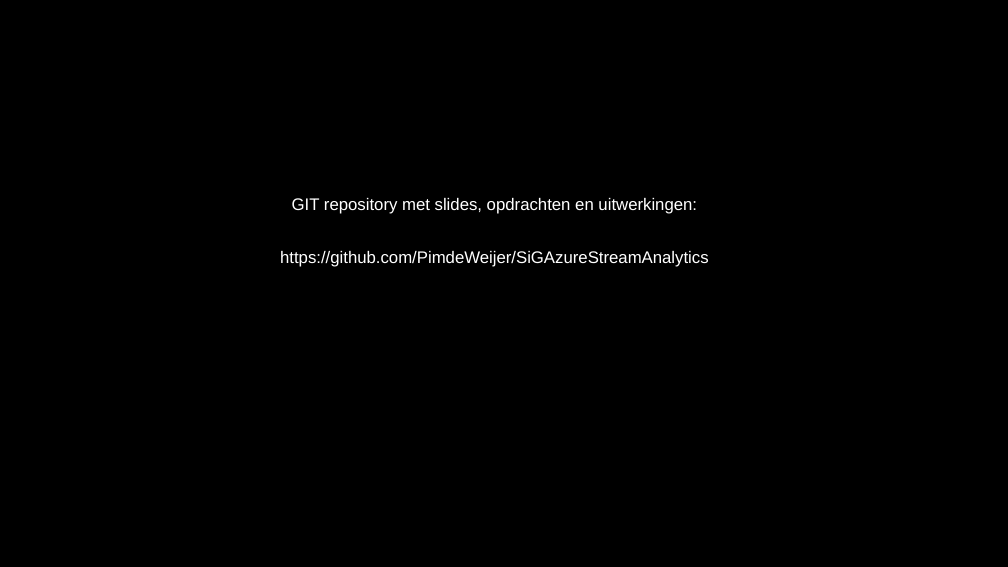
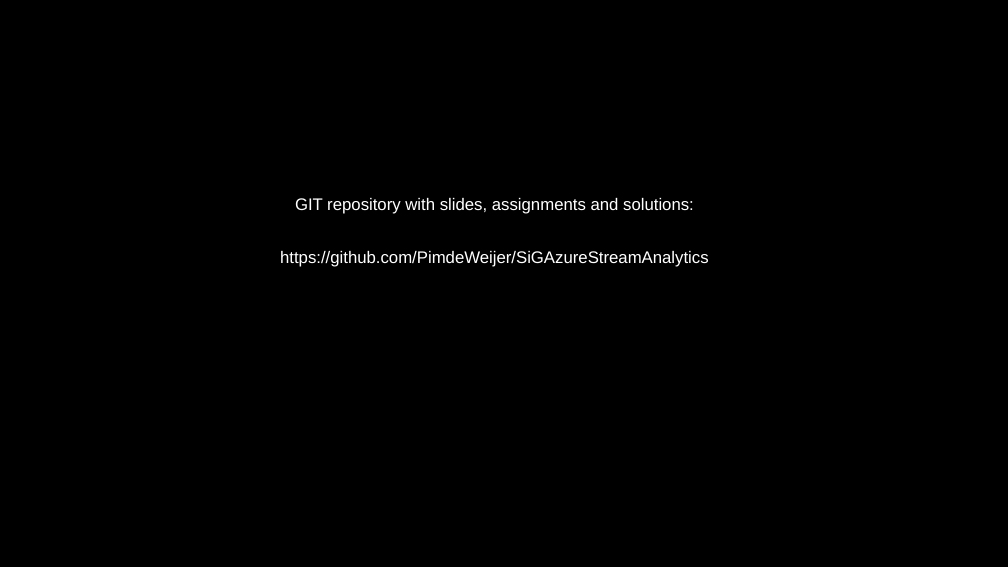
Before and after one commit to PimdeWeijer/SiGAzureStreamAnalytics, a slide deck: slide 13 of PresentatieASA.pptx. Drawn at 1008x567 pixels with LibreOffice and Linux fonts; fonts in the diff are those of the drawing; background and template pictures are left out. Boxes give left, top, right and bottom in pixels: in the first picture for what was removed or moved away, otherwise in the second. Text is boxed around its words. In the diff, an @@ line names an element or a change of style, - is before the commit and + after.

Commit message:
Slides en uitwerkingen verbeterd

```diff
--- a/PresentatieASA.pptx
+++ b/PresentatieASA.pptx
@@ text at <box>295,198,694,214</box>: text changed @@
-GIT repository met slides, opdrachten en uitwerkingen:
+GIT repository with slides, assignments and solutions:
```
Also in this commit, not shown: 2 other files.
